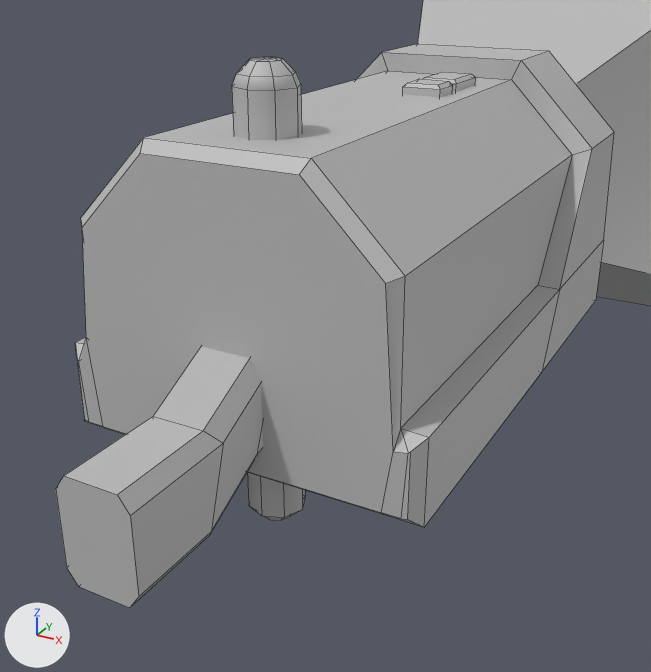
Renders of the FBX model SummerProject2/Assets/3D Models/security_camera.fbx from each side of a commit.
Before and after are seen from a camera (50 mm lens) standing at (0.0042, -0.0058, 0.051) and looking at (0.0011, -0.0001, 0.0481). The axes (+X, +Y, +Z) are drawn at lower left. The lights are the same throughout. Mesh edges are drawn as thin lines. Where no turn or scale is listed for an object, it has been applied to the vertices.

Names of what the first picture shows: 'camera_joint', 'frustrum', 'lens'.
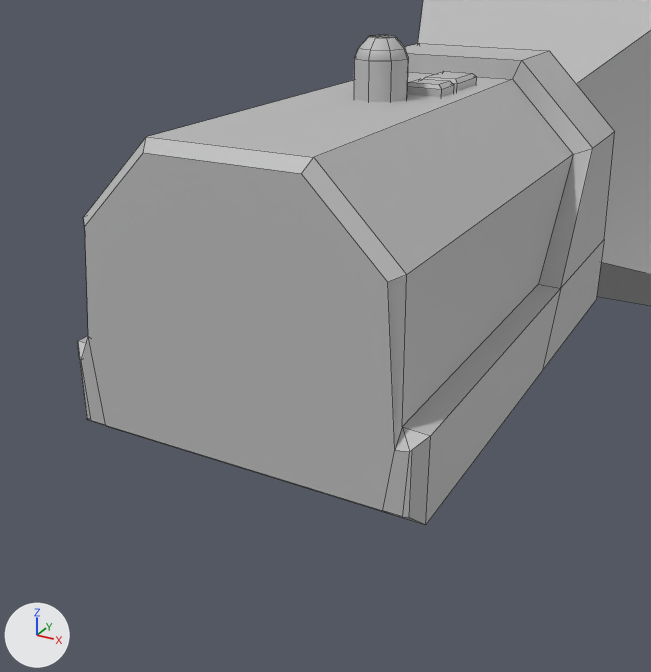
The newer file is also turned or shifted as a whole; pictures and numbers use the older file's frame.

Location of each change, (x1, y1, x2, y2) in pixels of the pictures (651 x 672 px):
'lens', mesh moved: before (75, 44, 614, 527); after (78, 44, 615, 525)
'camera_joint', mesh moved: before (56, 57, 305, 608); after (354, 35, 408, 102)

Edits to the bpy script that builds the scene:
```text
Change me_mesh_001:
    where me_mesh_001.from_pydata(...)  # 214 vertices, 214 faces; spans x -0.00139..0.00138, y -0.00056..0.00412, z -0.00106..0.00131
    used by ob_lens; location = (0.001164, -0.000957, 0.048726)
    me_mesh_001 part 1: the whole mesh is moved by (0.0, 0.00002, 0.0)
Change me_mesh:
    where me_mesh.from_pydata(...)  # 73 vertices, 67 faces; spans x -0.00026..0.00026, y -0.00105..0.00105, z -0.00165..0.00165
    used by ob_camera_joint; location = (0.00116, -0.001755, 0.048675)
    me_mesh part 2: the whole mesh is moved by (0.00001, 0.00162, 0.0)
```
